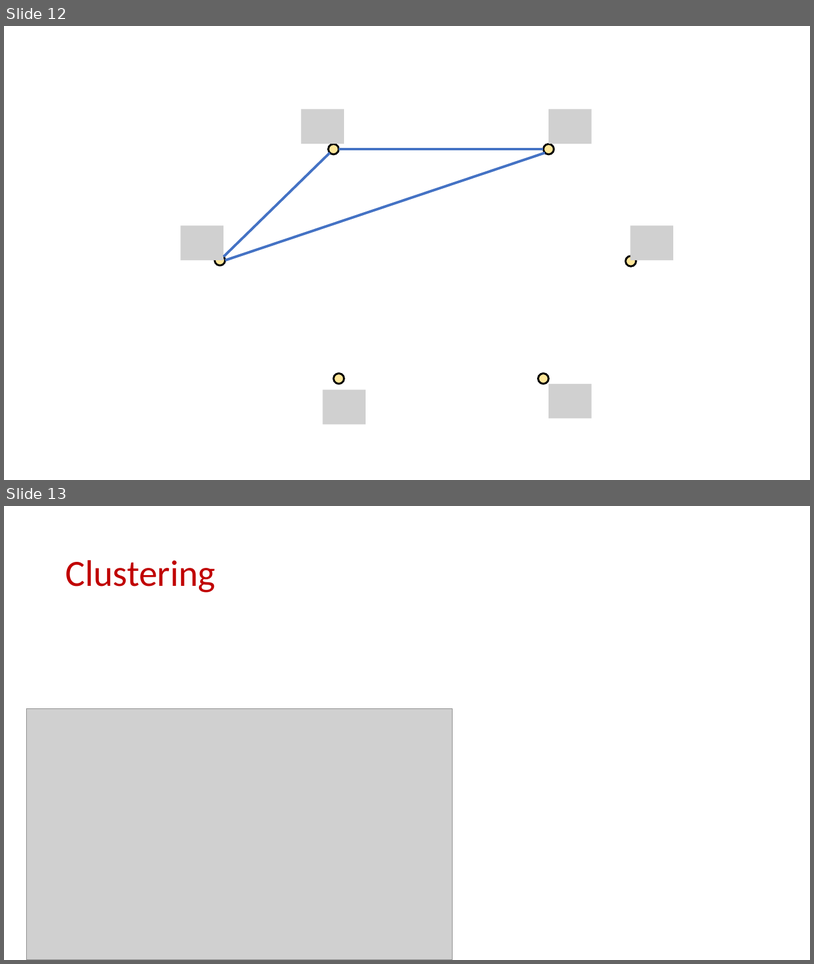
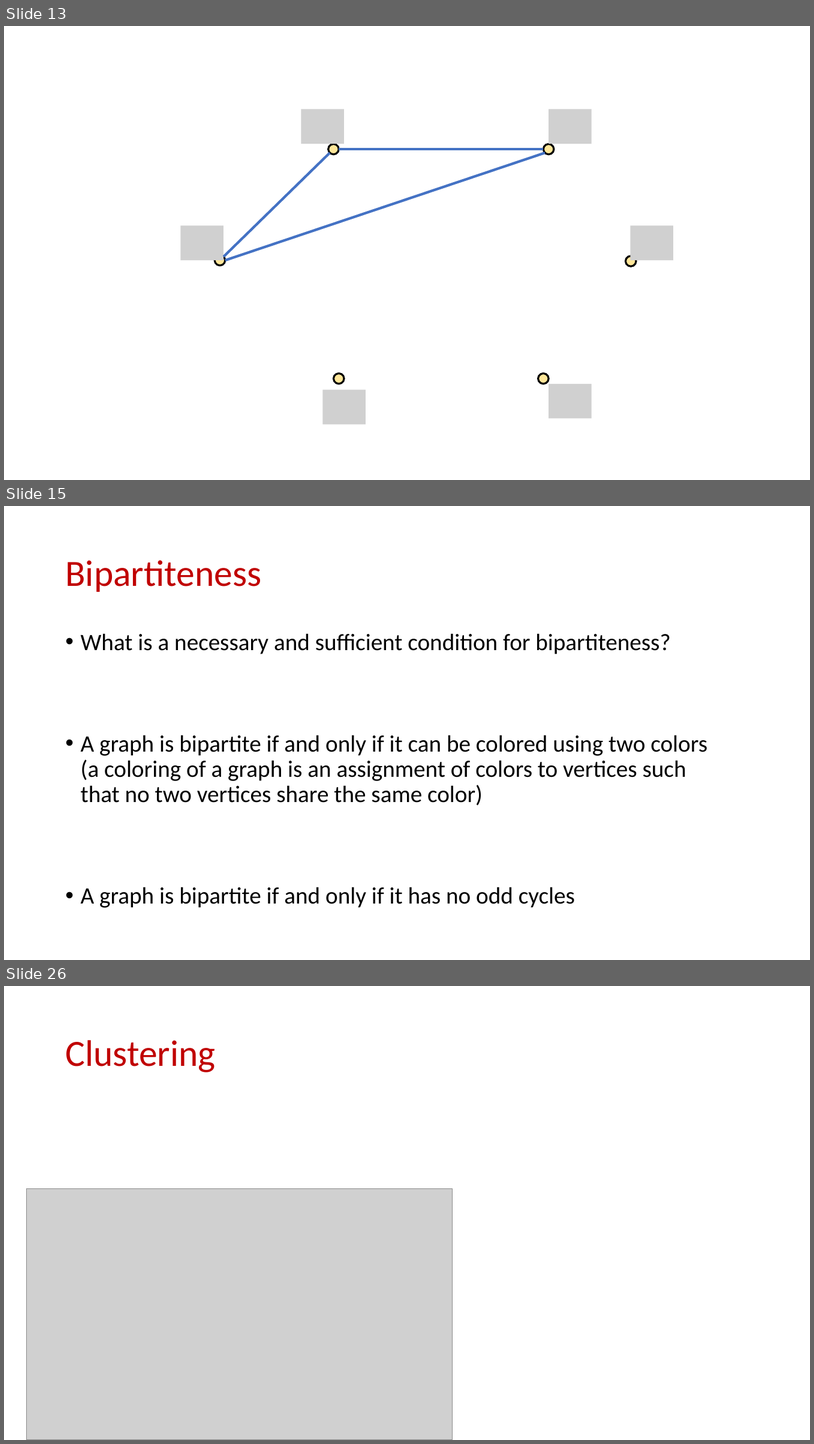
Before and after one commit to samsonzhou/samsonzhou.github.io, a slide deck: CSCE689-23/L21.pptx. Shown one above the other, each under a label of ours: slides 12 and 13 before the commit, slides 13, 15 and 26 after it; the slides between them are not shown. The pictures are 814x964 and 814x1444 pixels, drawn with LibreOffice and Linux fonts; fonts in the diff are those of the drawing; grey boxes stand for pictures. Boxes give left, top, right and bottom in pixels: in the first picture for what was removed or moved away, otherwise in the second. Text is boxed around its words. In the diff, an @@ line names an element or a change of style, - is before the commit and + after.

```diff
--- a/CSCE689-23/L21.pptx
+++ b/CSCE689-23/L21.pptx
@@ slide 15 added at (4,506,810,960), background #FFFFFF @@
@@ title added at (65,560,261,592), 44 pt, text #C00000 @@
+Bipartiteness
@@ text added at (81,633,708,907), 28 pt, text #000000 @@
+• What is a necessary and sufficient condition for bipartiteness?
+• A graph is bipartite if and only if it can be colored using two colors (a coloring of a graph is an assignment of colors to vertices such that no two vertices share the same color)
+• A graph is bipartite if and only if it has no odd cycles
@@ what was slide 12 is now slide 13 @@
@@ what was slide 13 is now slide 26 @@
```
Also in this commit, not shown: 19 other slides added, 1 slide removed, 1 other file.
